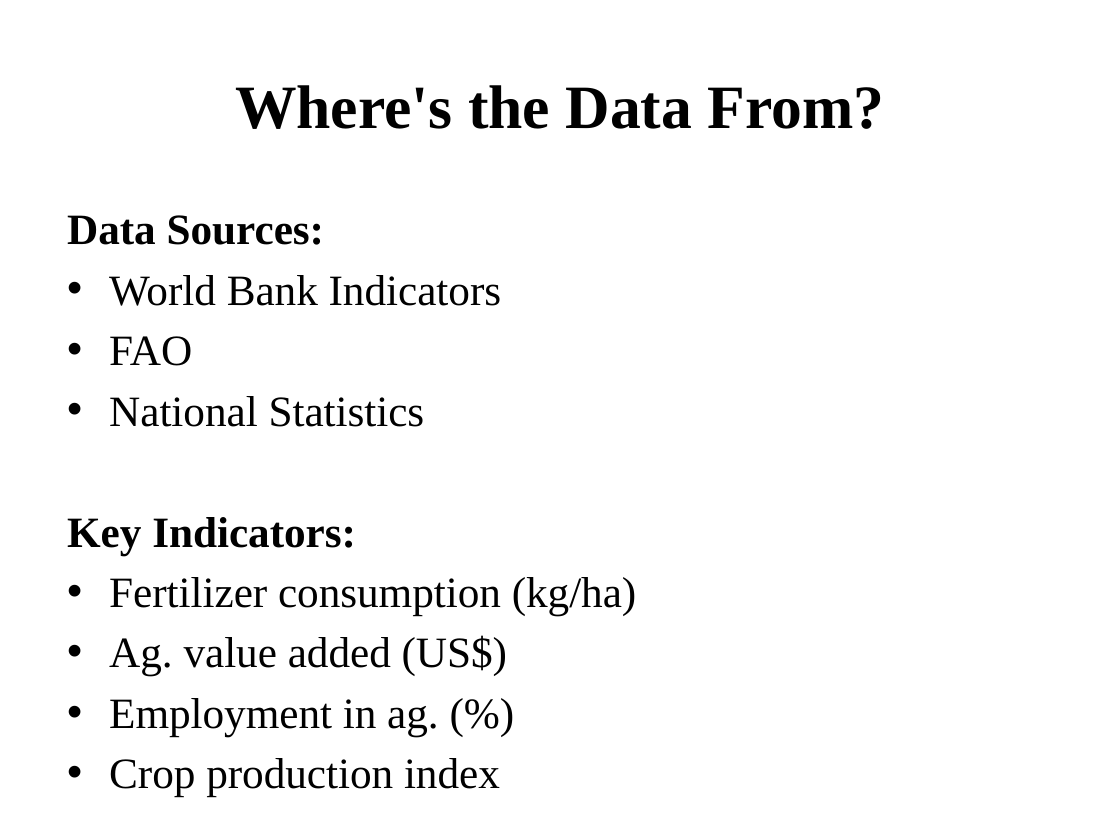
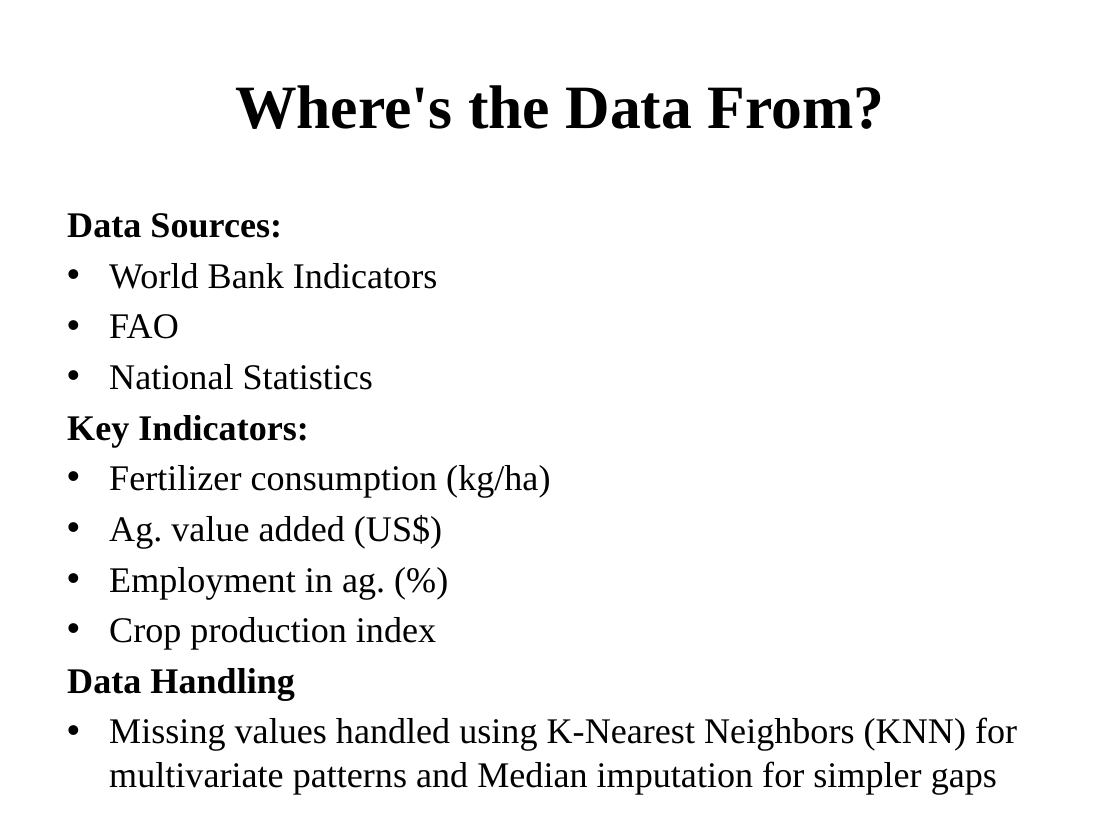
Before and after one commit to Rodgerdev/east-africa-fertilizer-project, a slide deck: slide 6 of East_Africa_Fertilizer_Presentation.pptx (slide 7 before the commit). Drawn at 1120x840 pixels with LibreOffice and Linux fonts; fonts in the diff are those of the drawing; background and template pictures are left out. Boxes give left, top, right and bottom in pixels: in the first picture for what was removed or moved away, otherwise in the second. Text is boxed around its words. In the diff, an @@ line names an element or a change of style, - is before the commit and + after.

```diff
--- a/East_Africa_Fertilizer_Presentation.pptx
+++ b/East_Africa_Fertilizer_Presentation.pptx
@@ text at (67, 213, 550, 650): size 27.8 to 23.2 pt in "Data Sources:", "World Bank Indicators", "FAO", "National Statistics" and 5 more places @@
@@ text at (67, 668, 1017, 794): paragraphs added @@
+Data Handling
+• Missing values handled using K-Nearest Neighbors (KNN) for multivariate patterns and Median imputation for simpler gaps
```
Also in this commit, not shown: 6 other slides changed, 7 slides added, 2 slides removed.
